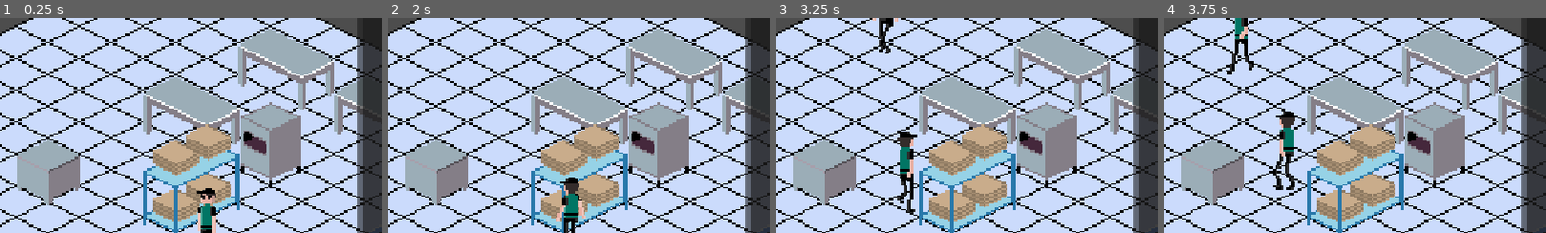
Above: before the commit, frames 1-4 (left to right).
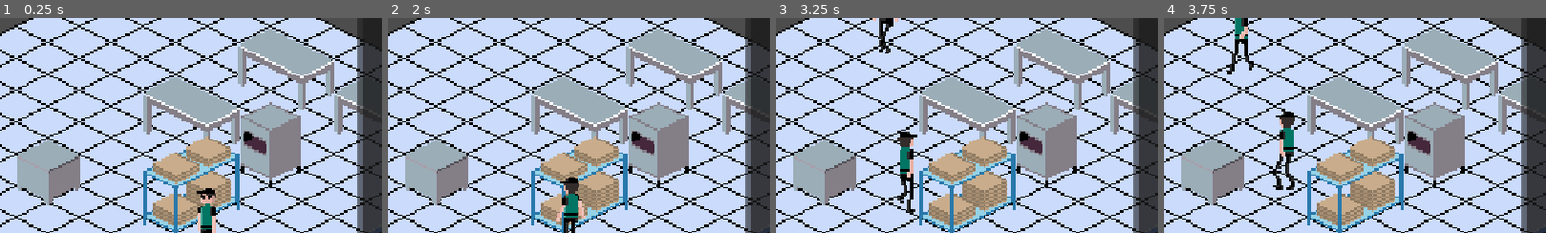
Above: after the commit, the same moments.

Repository: Evil-As-Shit/P-Za
Game: Godot game, scene res://scenes/world/world.tscn
Same seed, same stepped clock (60 frames per second), same inputs: the game is played once before the commit and once after it.
Inputs (mouse positions are % of the whole screen's width and height, from its top left):
- Up to frame 1 (0.25 s): no input
- Up to frame 2 (2 s): click "1" at 0.5 s; click "2" at 1.25 s
- Up to frame 3 (3.25 s): click "3" at 2 s; click "4" at 2.75 s
- Up to frame 4 (3.75 s): click (9, 90) at 3.52 s
The pictures show only the part of the screen within x 27-77%, y 18-68%; the shares and areas given below are measured in that part.

The runs differ from the first frame. In frame 1, 3.7% of the frame differs, in the area x 40-61%, y 49-97%; in frame 2, 3.5%; in frame 3, 3.8%; in frame 4, 3.8%.

Commit message:
Box rack piles match the shelf mockup (per-pile counts)

Diff:
--- a/resources/stations/box_rack.tres
+++ b/resources/stations/box_rack.tres
@@ -32,7 +32,8 @@
 spots = Array[ExtResource("2_spot")]([SubResource("Resource_spot")])
 supply = &"box"
 supply_texture = SubResource("AtlasTexture_closed_box")
-supply_piles = Array[Vector2]([Vector2(16, -13), Vector2(0, -5)])
-supply_piles_on_top = Array[Vector2]([Vector2(16, -37), Vector2(0, -29)])
+supply_piles = Array[Vector2]([Vector2(16, -11), Vector2(0, -3)])
+supply_piles_on_top = Array[Vector2]([Vector2(16, -33), Vector2(0, -25)])
 supply_per_pile = 3
+supply_pile_sizes = Array[int]([5, 3, 2, 2])
 supply_pile_step = 2.0
--- a/scripts/stations/station.gd
+++ b/scripts/stations/station.gd
@@ -229,15 +229,19 @@
 func _build_piles(origin_center: Vector2) -> void:
 	_supply_left = data.get_supply_capacity()
 	for pile_offset: Vector2 in data.supply_piles:
-		_pile_sprites.append(_make_pile(_supply_inside, origin_center + pile_offset))
+		_pile_sprites.append(
+			_make_pile(_supply_inside, origin_center + pile_offset, _pile_sprites.size())
+		)
 	for pile_offset: Vector2 in data.supply_piles_on_top:
-		_pile_sprites.append(_make_pile(_supply_on_top, origin_center + pile_offset))
+		_pile_sprites.append(
+			_make_pile(_supply_on_top, origin_center + pile_offset, _pile_sprites.size())
+		)
 	_update_piles()
 
 
-func _make_pile(parent: Node2D, base: Vector2) -> Array[Sprite2D]:
+func _make_pile(parent: Node2D, base: Vector2, index: int) -> Array[Sprite2D]:
 	var pile: Array[Sprite2D] = []
-	for level: int in data.supply_per_pile:
+	for level: int in data.get_pile_size(index):
 		var sprite := Sprite2D.new()
 		sprite.texture = data.supply_texture
 		sprite.centered = false
--- a/scripts/stations/station_data.gd
+++ b/scripts/stations/station_data.gd
@@ -33,6 +33,9 @@
 ## Pile positions drawn over the cover (e.g. on a top shelf), back to front.
 @export var supply_piles_on_top: Array[Vector2] = []
 @export var supply_per_pile: int = 3
+## Optional units per pile, in the same order (inside piles, then on-top piles). Overrides
+## supply_per_pile for piles it covers.
+@export var supply_pile_sizes: Array[int] = []
 ## Pixels each stacked unit sits above the one below it.
 @export var supply_pile_step: float = 3.0
 
@@ -66,7 +69,15 @@
 
 
 func get_supply_capacity() -> int:
-	return (supply_piles.size() + supply_piles_on_top.size()) * supply_per_pile
+	var total: int = 0
+	for pile: int in supply_piles.size() + supply_piles_on_top.size():
+		total += get_pile_size(pile)
+	return total
+
+
+## Units pile `pile` holds (inside piles first, then on-top piles).
+func get_pile_size(pile: int) -> int:
+	return supply_pile_sizes[pile] if pile < supply_pile_sizes.size() else supply_per_pile
 
 
 func get_texture(facing: int) -> Texture2D:
